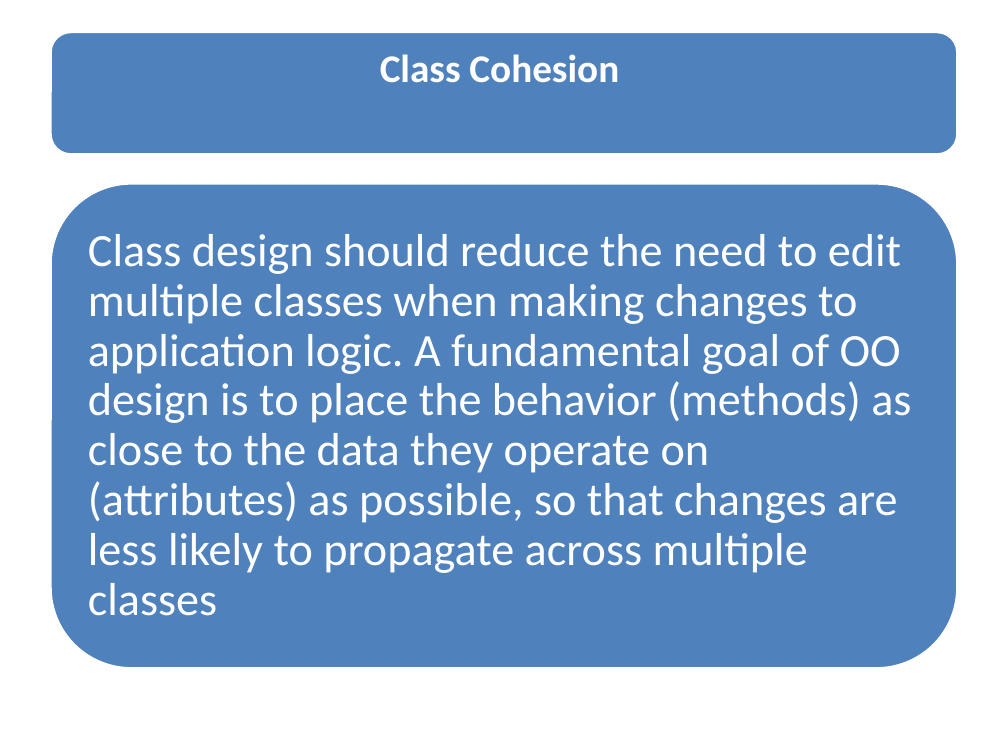
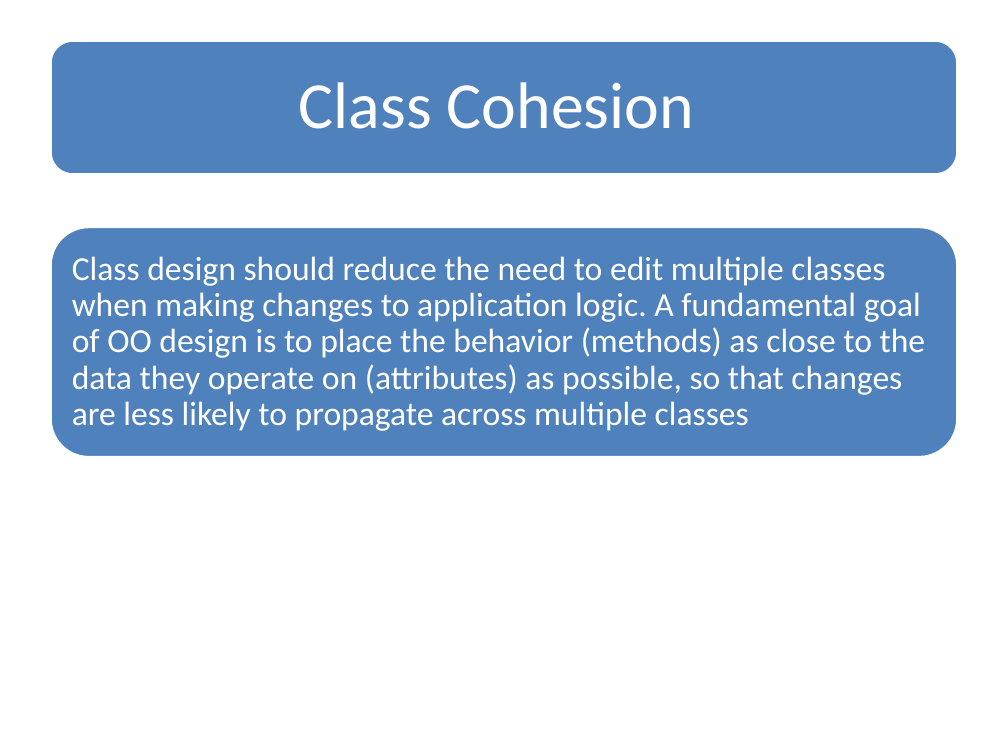
Before and after one commit to soyebparvez/DesignPatternData, a slide deck: slide 16 of Design Principle.pptx (slide 9 before the commit). Drawn at 1008x756 pixels with LibreOffice and Linux fonts; fonts in the diff are those of the drawing. Boxes give left, top, right and bottom in pixels: in the first picture for what was removed or moved away, otherwise in the second. Text is boxed around its words. In the diff, an @@ line names an element or a change of style, - is before the commit and + after.

```diff
--- a/Design Principle.pptx
+++ b/Design Principle.pptx
@@ rounded rectangle: place and size @@
-rounded rectangle at bbox=[50, 32, 958, 155]
+rounded rectangle at bbox=[50, 40, 958, 174]
@@ text "Class Cohesion": place and size @@
-text "Class Cohesion" at bbox=[380, 54, 619, 83]
+text "Class Cohesion" at bbox=[299, 82, 694, 129]
@@ text "Class Cohesion" at bbox=[299, 82, 694, 129]: size 28 to 47 pt, bold off; more space between paragraphs @@
@@ rounded rectangle: place and size @@
-rounded rectangle at bbox=[50, 183, 958, 668]
+rounded rectangle at bbox=[50, 227, 958, 458]
@@ text "Class design should reduce the ...": place and size @@
-text "Class design should reduce the ..." at bbox=[88, 234, 911, 616]
+text "Class design should reduce the ..." at bbox=[72, 256, 926, 431]
@@ text "Class design should reduce the ..." at bbox=[72, 256, 926, 431]: size 33 to 24 pt; less space between paragraphs @@
```
Also in this commit, not shown: 11 other slides changed, 7 slides added.
